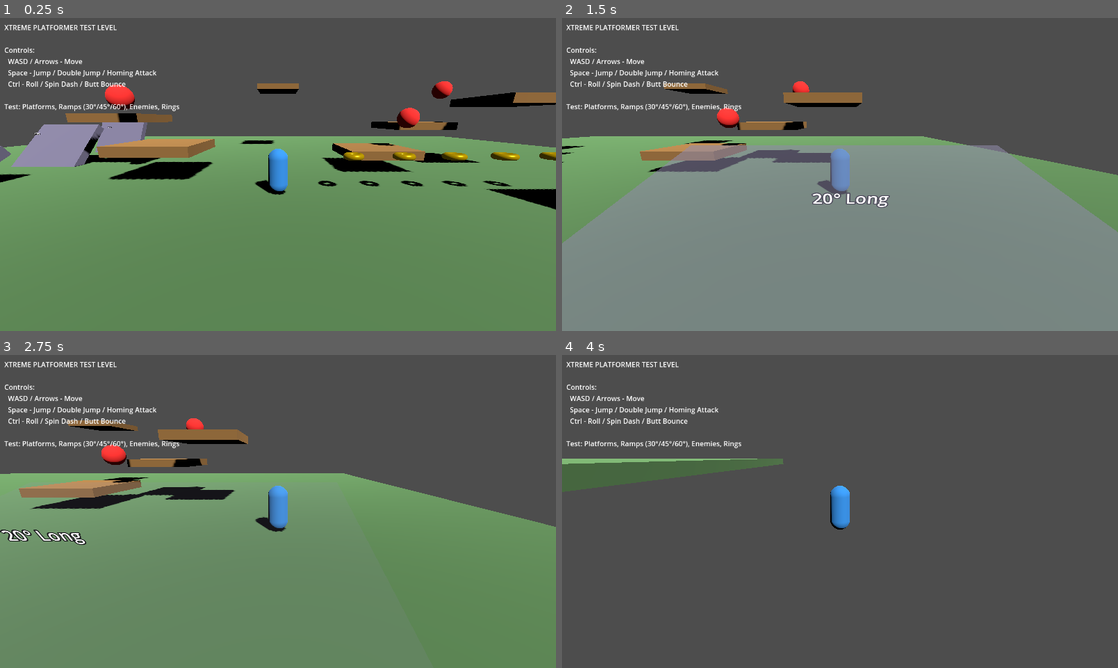
Above: before the commit, frames 1-4 (two rows, left to right).
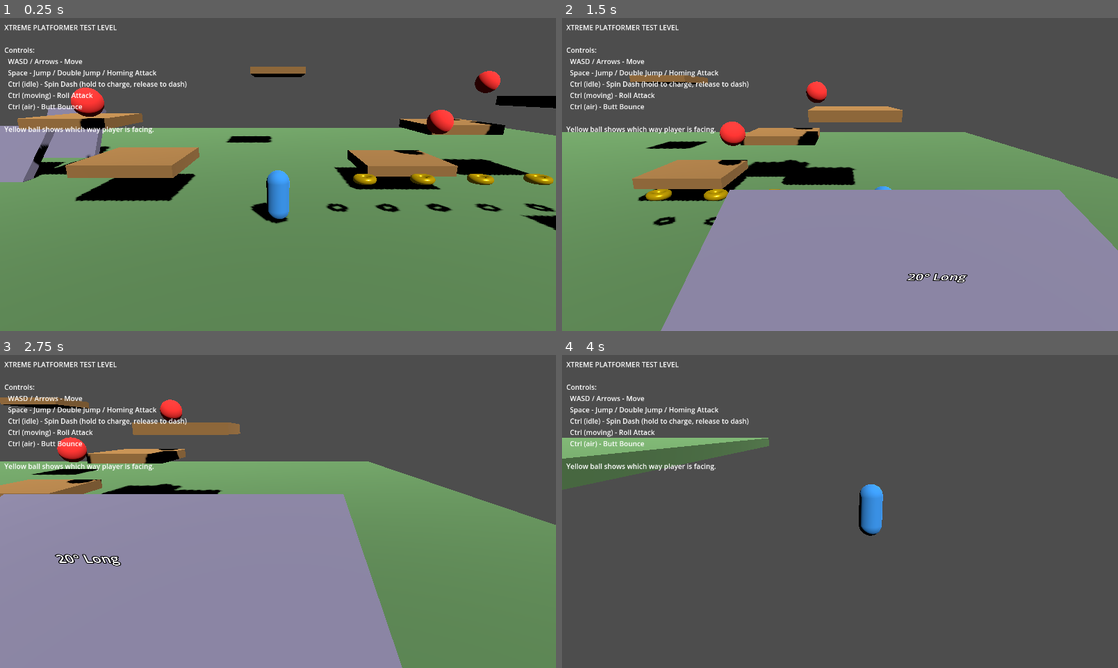
Above: after the commit, the same moments.

Repository: adm-steel-fish/xtreme_level_editor
Game: Godot game, scene res://scenes/test_level.tscn
Two runs of this game, one before a commit and one after it. Both use one fixed random seed, a clock stepped at 60 frames per second and the inputs below.
Inputs (mouse positions are in pixels of both pictures, inside the frame that each line leads up to):
- Up to frame 1 (0.25 s): no input
- Up to frame 2 (1.5 s): tap Enter (ui_accept) at 0.5 s; move the mouse to (962, 158) at 0.52 s; hold D (move_right) 0.53-1.25 s; hold Ctrl (action) 0.53-1.25 s; click (962, 158) at 0.67 s; tap Space (jump) at 0.77 s; drag from (728, 190) to (812, 237) at 1.27 s
- Up to frame 3 (2.75 s): move the mouse to (333, 442) at 2.02 s; hold D (move_right) from 2.03 s (still down); hold Ctrl (action) from 2.03 s (still down); tap 1 at 2.1 s
- Up to frame 4 (4 s): release D (move_right) at 2.75 s; release Ctrl (action) at 2.75 s; drag from (812, 574) to (673, 464) at 2.77 s; move the mouse to (1006, 558) at 3.52 s; hold A (move_left) from 3.53 s (still down); hold Ctrl (action) from 3.53 s (still down); tap 3 at 3.6 s; tap Space (jump) at 3.77 s

The runs differ from the first frame. In frame 1, 19% of the frame differs, in the area x 0-100%, y 15-68%; in frame 2, 59%, in the area x 0-100%, y 18-100%; in frame 3, 46%; in frame 4, 5.3%.

Commit message:
I'm not sure what this is, but I'll throw it in

Diff:
--- a/scenes/test_level.tscn
+++ b/scenes/test_level.tscn
@@ -17,11 +17,15 @@
 [sub_resource type="StandardMaterial3D" id="Material_player"]
 albedo_color = Color(0.2, 0.6, 1, 1)
 
-[sub_resource type="BoxMesh" id="BoxMesh_indicator"]
-size = Vector3(0.2, 0.2, 0.3)
-
-[sub_resource type="StandardMaterial3D" id="Material_indicator"]
-albedo_color = Color(1, 0.8, 0.2, 1)
+[sub_resource type="SphereMesh" id="SphereMesh_face"]
+radius = 0.2
+height = 0.4
+
+[sub_resource type="StandardMaterial3D" id="Material_face"]
+albedo_color = Color(1, 0.9, 0.1, 1)
+emission_enabled = true
+emission = Color(1, 0.9, 0.1, 1)
+emission_energy_multiplier = 0.8
 
 [sub_resource type="BoxShape3D" id="BoxShape3D_ground"]
 size = Vector3(60, 1, 60)
@@ -85,7 +89,7 @@
 [node name="Player" type="CharacterBody3D" parent="." groups=["player"]]
 transform = Transform3D(1, 0, 0, 0, 1, 0, 0, 0, 1, 0, 2, 0)
 script = ExtResource("1_player")
-camera = NodePath("")
+camera = NodePath("../XtremeCamera")
 homing_reticle = NodePath("../UI/HomingReticle")
 player_model = NodePath("PlayerModel")
 
@@ -98,10 +102,22 @@
 mesh = SubResource("CapsuleMesh_player")
 surface_material_override/0 = SubResource("Material_player")
 
-[node name="FrontIndicator" type="MeshInstance3D" parent="Player/PlayerModel"]
-transform = Transform3D(1, 0, 0, 0, 1, 0, 0, 0, 1, 0, 0.5, -0.5)
-mesh = SubResource("BoxMesh_indicator")
-surface_material_override/0 = SubResource("Material_indicator")
+[node name="FaceIndicator" type="MeshInstance3D" parent="Player/PlayerModel"]
+transform = Transform3D(1, 0, 0, 0, 1, 0, 0, 0, 1, 0, 0.3, -0.55)
+mesh = SubResource("SphereMesh_face")
+surface_material_override/0 = SubResource("Material_face")
+
+[node name="XtremeCamera" type="Camera3D" parent="." node_paths=PackedStringArray("target")]
+transform = Transform3D(1, 0, 0, 0, 0.966, 0.259, 0, -0.259, 0.966, 0, 4, 10)
+current = true
+fov = 55.0
+script = ExtResource("3_camera")
+target = NodePath("../Player")
+height_offset = 3.0
+follow_distance = 10.0
+wall_fade_enabled = false
+smooth_position = true
+smooth_speed = 8.0
 
 [node name="UI" type="CanvasLayer" parent="."]
 
@@ -140,15 +156,17 @@
 offset_left = 10.0
 offset_top = 10.0
 offset_right = 450.0
-offset_bottom = 180.0
+offset_bottom = 200.0
 text = "XTREME PLATFORMER TEST LEVEL
 
 Controls:
   WASD / Arrows - Move
   Space - Jump / Double Jump / Homing Attack
-  Ctrl - Roll / Spin Dash / Butt Bounce
-
-Test: Platforms, Ramps (30°/45°/60°), Enemies, Rings"
+  Ctrl (idle) - Spin Dash (hold to charge, release to dash)
+  Ctrl (moving) - Roll Attack
+  Ctrl (air) - Butt Bounce
+
+Yellow ball shows which way player is facing."
 
 [node name="Ground" type="StaticBody3D" parent="."]
 transform = Transform3D(1, 0, 0, 0, 1, 0, 0, 0, 1, 0, -0.5, 0)
@@ -377,8 +395,3 @@
 [node name="MeshInstance3D" type="MeshInstance3D" parent="Currency/Ring5"]
 mesh = SubResource("TorusMesh_currency")
 surface_material_override/0 = SubResource("Material_currency")
-
-[node name="XtremeCamera" type="Camera3D" parent="." node_paths=PackedStringArray("target")]
-script = ExtResource("5_tmr53")
-target = NodePath("../Player")
-metadata/_custom_type_script = "uid://drgbbgnapxrpr"
--- a/scripts/player_controller.gd
+++ b/scripts/player_controller.gd
@@ -647,9 +647,15 @@
 	if action_just_pressed and _check_light_dash():
 		return
 
-	# Check for Spin Dash charge
-	if action_pressed and world_input_direction.length() > 0.1:
-		spin_dash_direction = world_input_direction
+	# Check for Spin Dash charge - can start without direction (uses facing direction)
+	if action_just_pressed:
+		# Initialize spin dash direction to player's current facing
+		if player_model:
+			spin_dash_direction = -player_model.global_transform.basis.z
+			spin_dash_direction.y = 0
+			spin_dash_direction = spin_dash_direction.normalized()
+		else:
+			spin_dash_direction = _cached_camera_forward
 		_change_state(State.SPIN_DASH_CHARGE)
 		return
 
@@ -750,21 +756,20 @@
 	spin_dash_charge_timer += delta
 	spin_dash_charge_timer = minf(spin_dash_charge_timer, spin_dash_charge_time)
 
-	# Update direction while charging
+	# Update direction ONLY when input is pressed (allows changing aim during charge)
 	if world_input_direction.length() > 0.1:
 		spin_dash_direction = world_input_direction
-
-	# Release to dash
+		# Also rotate player model to face the new direction
+		if player_model:
+			var target_rotation = atan2(spin_dash_direction.x, spin_dash_direction.z)
+			player_model.rotation.y = target_rotation
+
+	# Release to dash (in current spin_dash_direction, which may be facing direction or input direction)
 	if action_just_released:
 		_release_spin_dash()
 		return
 
-	# Cancel if no direction held
-	if world_input_direction.length() < 0.1 and not action_pressed:
-		_change_state(State.IDLE)
-		return
-
-	# Stay still while charging
+	# Stay still while charging (don't cancel even without direction - use facing direction)
 	_apply_ground_friction(delta)
 
 
@@ -1275,6 +1280,9 @@
 		target_velocity = input_horizontal.normalized() * max_speed_horizontal * abs(world_input_direction.x)
 		target_velocity += input_depth.normalized() * max_speed_depth * abs(world_input_direction.z)
 
+		# Rotate player model to face movement direction
+		_rotate_player_model_to_direction(world_input_direction, delta)
+
 	# Apply slope influence
 	if floor_angle > 1.0:
 		var slope_direction = _get_slope_direction()
@@ -1292,6 +1300,23 @@
 	velocity.z = horizontal.z
 
 
+## Rotates the player model to face a given direction (for visual feedback)
+## Call this with delta for frame-rate independent rotation
+func _rotate_player_model_to_direction(direction: Vector3, delta: float = 0.016, rotation_speed: float = 15.0) -> void:
+	if not player_model:
+		return
+	if direction.length() < 0.1:
+		return
+
+	var flat_dir = Vector3(direction.x, 0, direction.z).normalized()
+	if flat_dir.length() < 0.1:
+		return
+
+	var target_rotation = atan2(flat_dir.x, flat_dir.z)
+	# Frame-rate independent smooth rotation
+	player_model.rotation.y = lerp_angle(player_model.rotation.y, target_rotation, clampf(rotation_speed * delta, 0.0, 1.0))
+
+
 func _apply_ground_friction(delta: float) -> void:
 	var horizontal = Vector3(velocity.x, 0, velocity.z)
 	horizontal = horizontal.move_toward(Vector3.ZERO, ground_deceleration * delta)
@@ -1337,6 +1362,9 @@
 
 		velocity.x = horizontal.x
 		velocity.z = horizontal.z
+
+		# Rotate player model toward movement direction
+		_rotate_player_model_to_direction(world_input_direction, delta)
 
 
 func _apply_gravity(delta: float) -> void:
--- a/scripts/test_camera.gd
+++ /dev/null
@@ -1,43 +0,0 @@
-extends Camera3D
-class_name XtremeTestCamera
-
-## Simple follow camera for testing player controller
-## Maintains fixed angle and distance from player (Sonic X-treme style)
-
-@export_group("Follow Settings")
-## Target to follow
-@export var target: Node3D
-## Offset from target position
-@export var offset: Vector3 = Vector3(0, 12, 18)
-## How fast camera follows (0 = instant, higher = smoother)
-@export var follow_smoothing: float = 8.0
-
-@export_group("Look Settings")
-## Look at offset (where on target to look)
-@export var look_offset: Vector3 = Vector3(0, 1, 0)
-
-var _target_position: Vector3 = Vector3.ZERO
-
-
-func _ready() -> void:
-	if target:
-		# Initialize position immediately
-		global_position = target.global_position + offset
-		look_at(target.global_position + look_offset, Vector3.UP)
-
-
-func _physics_process(delta: float) -> void:
-	if not target:
-		return
-
-	# Calculate target camera position
-	_target_position = target.global_position + offset
-
-	# Smoothly move camera
-	if follow_smoothing > 0:
-		global_position = global_position.lerp(_target_position, follow_smoothing * delta)
-	else:
-		global_position = _target_position
-
-	# Always look at target
-	look_at(target.global_position + look_offset, Vector3.UP)
--- a/scripts/test_currency.gd
+++ b/scripts/test_currency.gd
@@ -2,11 +2,13 @@
 class_name XtremeTestCurrency
 
 ## Simple test currency (ring) for light dash testing
+## Each ring is collected individually
 
 @export var value: int = 1
 @export var rotation_speed: float = 180.0
 
 var _collected: bool = false
+var _unique_material: StandardMaterial3D  # Each instance gets its own material
 
 signal collected(currency: XtremeTestCurrency)
 
@@ -18,8 +20,34 @@
 	# Connect body entered signal
 	body_entered.connect(_on_body_entered)
 
+	# IMPORTANT: Create a unique material for this ring instance
+	# This prevents all rings from fading when one is collected
+	_create_unique_material()
+
+
+func _create_unique_material() -> void:
+	var mesh = get_node_or_null("MeshInstance3D")
+	if mesh and mesh is MeshInstance3D:
+		var original_mat = mesh.get_surface_override_material(0)
+		if original_mat and original_mat is StandardMaterial3D:
+			# Duplicate the material so each ring has its own
+			_unique_material = original_mat.duplicate()
+			mesh.set_surface_override_material(0, _unique_material)
+		elif not original_mat:
+			# Create a default gold material if none exists
+			_unique_material = StandardMaterial3D.new()
+			_unique_material.albedo_color = Color(1.0, 0.85, 0.1, 1.0)
+			_unique_material.metallic = 0.8
+			_unique_material.roughness = 0.2
+			_unique_material.emission_enabled = true
+			_unique_material.emission = Color(1.0, 0.85, 0.1, 1.0)
+			_unique_material.emission_energy_multiplier = 0.2
+			mesh.set_surface_override_material(0, _unique_material)
+
 
 func _process(delta: float) -> void:
+	if _collected:
+		return
 	# Spin the ring
 	rotate_y(deg_to_rad(rotation_speed * delta))
 
@@ -33,7 +61,7 @@
 		collect()
 
 
-## Called by player controller during light dash
+## Called by player controller during light dash or by collision
 func collect() -> void:
 	if _collected:
 		return
@@ -41,17 +69,18 @@
 	_collected = true
 	collected.emit(self)
 
-	# Simple collect effect - scale up and fade
+	# Disable collision immediately to prevent double-collection
+	set_deferred("monitoring", false)
+	set_deferred("monitorable", false)
+
+	# Simple collect effect - scale up and fade using our unique material
 	var tween = create_tween()
 	tween.set_parallel(true)
 	tween.tween_property(self, "scale", Vector3.ONE * 1.5, 0.15)
 
-	# Find mesh and fade it
-	var mesh = get_node_or_null("MeshInstance3D")
-	if mesh:
-		var mat = mesh.get_surface_override_material(0)
-		if mat:
-			mat.transparency = BaseMaterial3D.TRANSPARENCY_ALPHA
-			tween.tween_property(mat, "albedo_color:a", 0.0, 0.15)
+	# Fade out using our unique material
+	if _unique_material:
+		_unique_material.transparency = BaseMaterial3D.TRANSPARENCY_ALPHA
+		tween.tween_property(_unique_material, "albedo_color:a", 0.0, 0.15)
 
 	tween.chain().tween_callback(queue_free)
Not shown: 1 places in scenes/test_level.tscn that only renumber resources
Not shown, removed: scripts/test_camera.gd.uid
